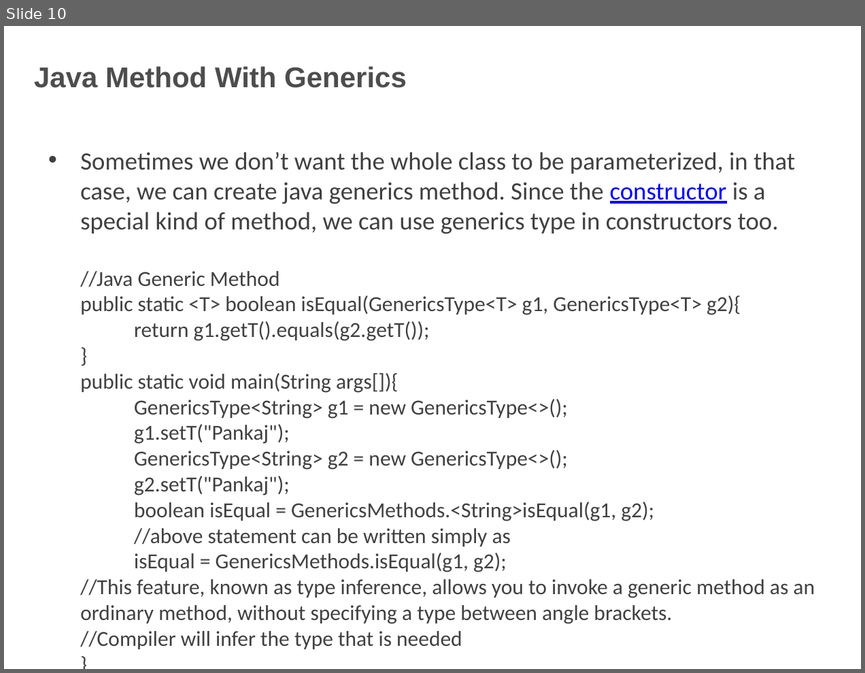
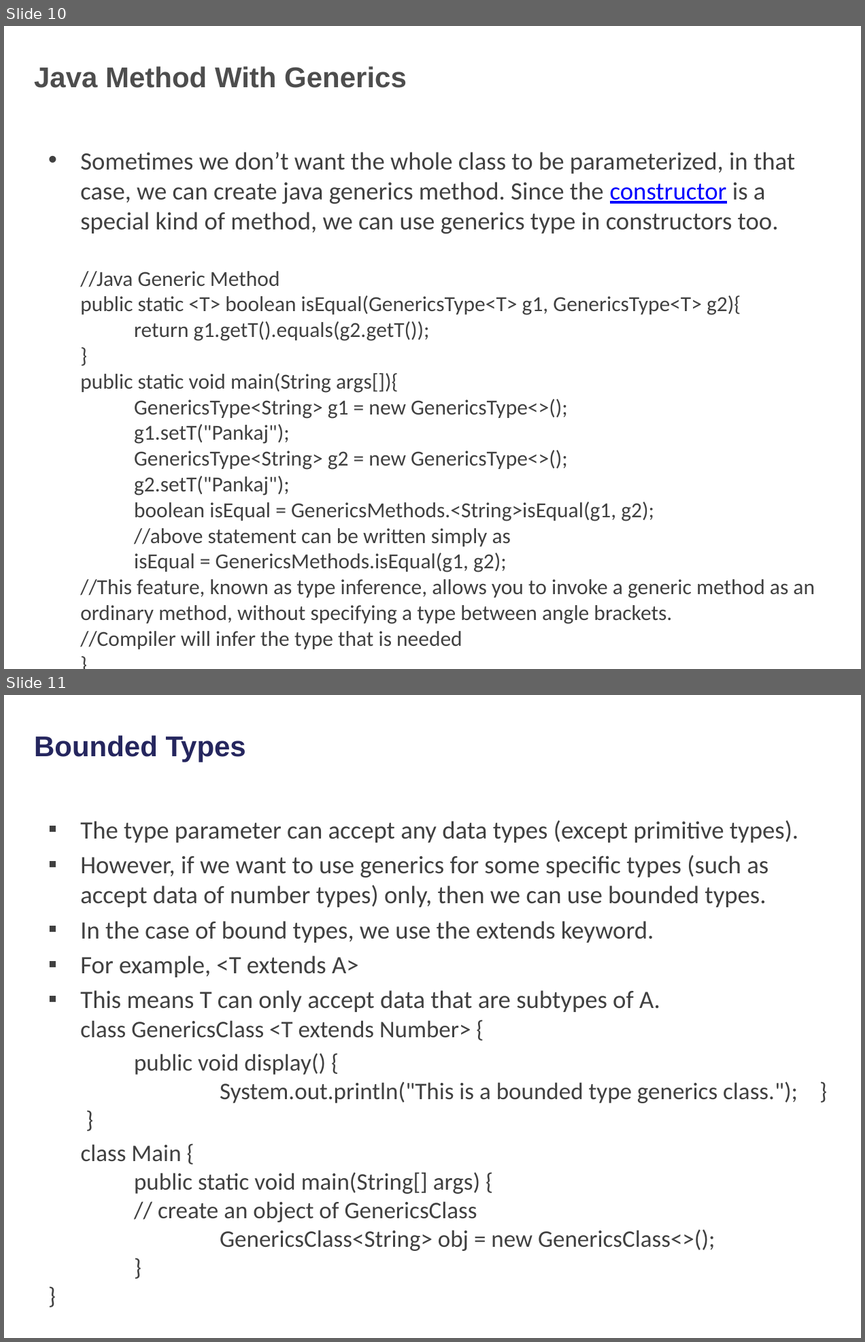
Before and after one commit to shalini06mittal/NCPIWS, a slide deck: ppt/Generics_Refresher.pptx. Shown one above the other, each under a label of ours: slide 10 before the commit, slides 10 and 11 after it. The pictures are 865x673 and 865x1342 pixels, drawn with LibreOffice and Linux fonts; fonts in the diff are those of the drawing; background and template pictures are left out. Boxes give left, top, right and bottom in pixels: in the first picture for what was removed or moved away, otherwise in the second. Text is boxed around its words. In the diff, an @@ line names an element or a change of style, - is before the commit and + after.

Commit message:
Generics PPT

```diff
--- a/ppt/Generics_Refresher.pptx
+++ b/ppt/Generics_Refresher.pptx
@@ slide 11 added at [4,695,861,1338], background picture (left out) @@
@@ title added at [34,735,246,762], 24 pt, text #25265E, bold @@
+Bounded Types
@@ text added at [80,820,798,1251], 21 pt, text #404040 @@
+▪ The type parameter can accept any data types (except primitive types).
+▪ However, if we want to use generics for some specific types (such as accept data of number types) only, then we can use bounded types.
+▪ In the case of bound types, we use the extends keyword.
+▪ For example, <T extends A>
+▪ This means T can only accept data that are subtypes of A.
+  class GenericsClass <T extends Number> {
+public void display() {
+System.out.println("This is a bounded type generics class."); }
+}
+class Main {
+public static void main(String[] args) {
+// create an object of GenericsClass
+GenericsClass<String> obj = new GenericsClass<>();
+}
+}
```
Also in this commit, not shown: 13 other slides added, 5 other files.
